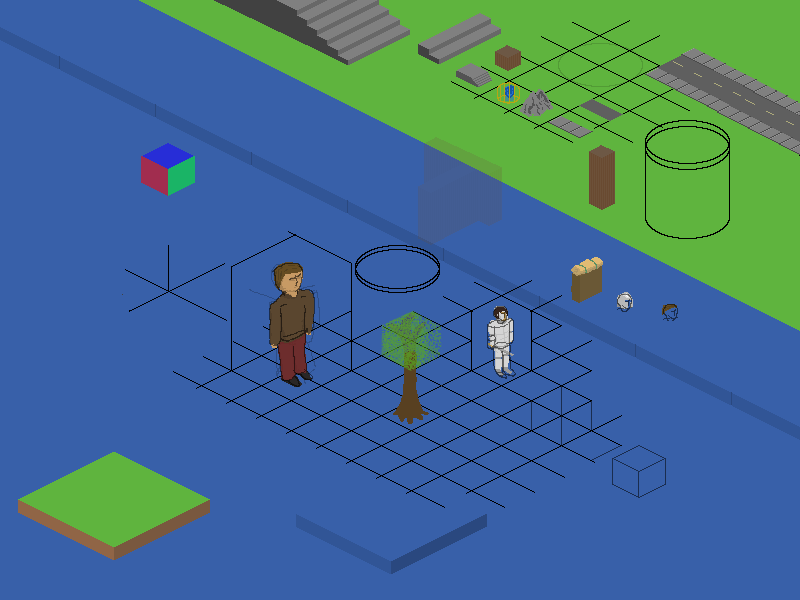
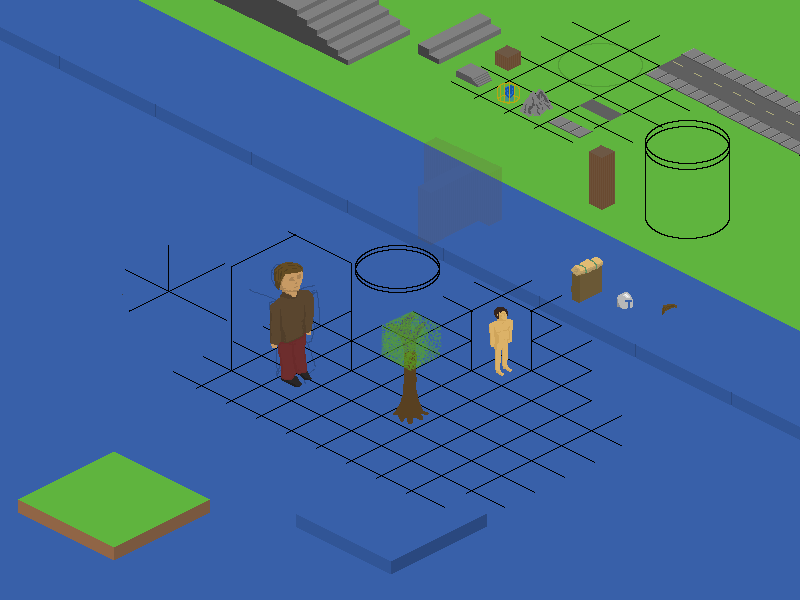
Two versions of the same layered image (800x600). Layer-by-layer changes:
hid "Layer #7" over bbox(141, 143, 678, 498)
hid "Layer #10" over bbox(488, 318, 513, 376)
hid "Layer #14" over bbox(488, 343, 514, 356)
hid "Layer #9" over bbox(494, 306, 509, 372)
painted on "Layer #8" over bbox(489, 320, 513, 375)
